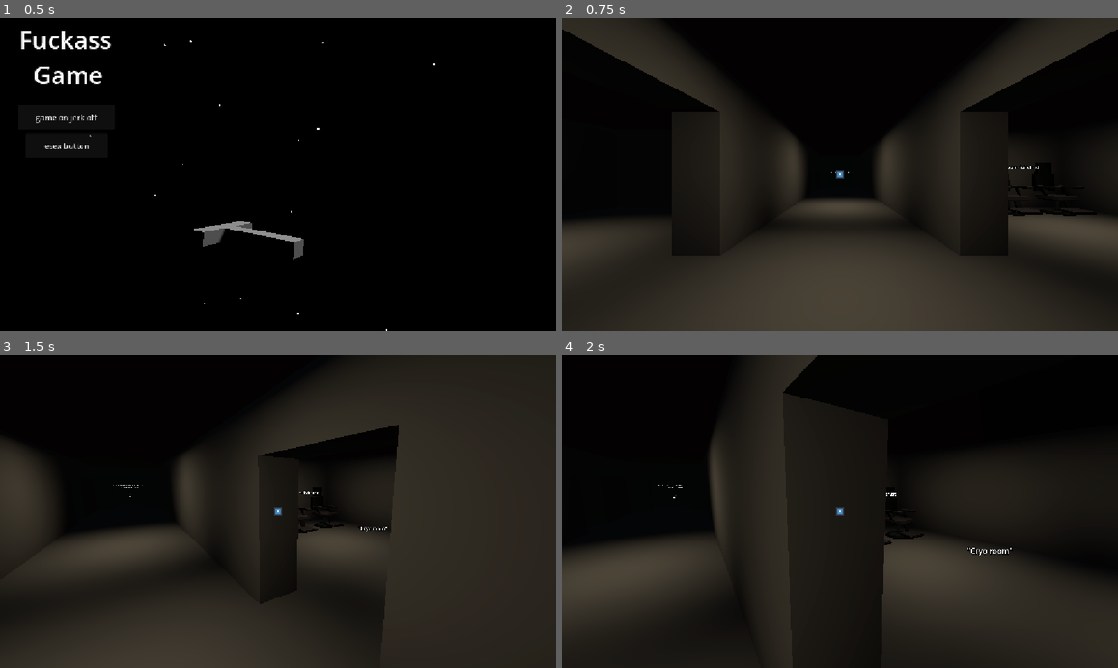
Above: before the commit, frames 1-4 (two rows, left to right).
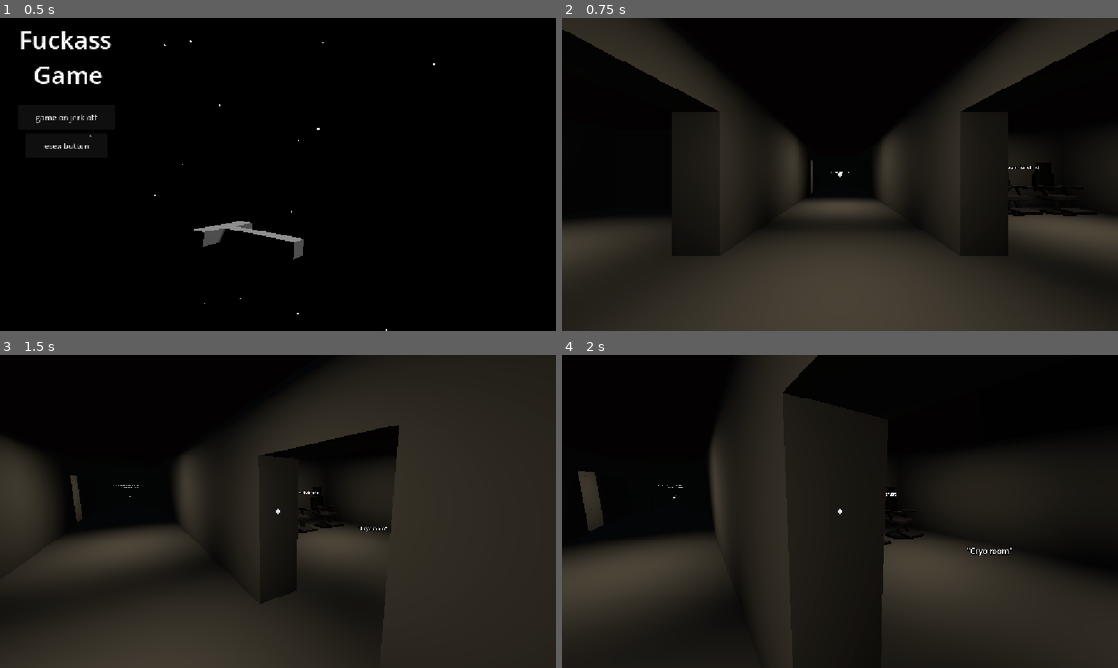
Above: after the commit, the same moments.

Repository: Joshpockt/Gweblejam2026
Game: Godot game, scene res://menu.tscn
The game is run twice, just before and just after one commit, with the same random seed, the same clock (stepped at 60 frames per second) and the same inputs. The engine's default icon, where the game draws it, is replaced by a stand-in: a white triangle on a blue panel in a dark square.
Inputs (mouse positions are in pixels of both pictures, inside the frame that each line leads up to):
- Up to frame 1 (0.5 s): no input
- Up to frame 2 (0.75 s): click "game on jerk off" at 0.5 s
- Up to frame 3 (1.5 s): tap Enter (ui_accept) at 1.25 s; move the mouse to (305, 511) at 1.27 s; hold Up (ui_up) from 1.28 s (still down); tap E (interact) at 1.35 s
- Up to frame 4 (2 s): keep holding Up (ui_up); tap Enter (ui_accept) at 1.52 s

Frame 1 is identical in both runs. In frame 2, less than 0.1% of the frame differs, in the area x 44-51%, y 45-56%; in frame 3, 0.2%; in frame 4, 0.6%, in the area x 2-51%, y 37-57%.

Commit message:
auto door

Diff:
--- /dev/null
+++ b/AutomaticDoor.gd
@@ -0,0 +1,39 @@
+extends Node3D
+
+var toggled=false;
+
+@export_category("References")
+@export var leftSide:Node3D;
+@export var rightSide:Node3D;
+@export var Player:CharacterBody3D;
+
+@export_category("Properties")
+@export var open_distance=1.2;
+@export var ProximityToOpen=3;
+@export var OpenSpeed=.3
+
+var originalLS;
+var originalRS;
+
+
+func _ready() -> void:
+	originalLS=leftSide.position
+	originalRS=rightSide.position
+
+func _process(delta: float) -> void:
+	if Player.global_position.distance_to(global_position) < ProximityToOpen:
+		if !toggled:
+			toggled=true
+			var tween = get_tree().create_tween()
+			tween.set_trans(Tween.TRANS_QUAD)
+			tween.set_parallel(true)
+			tween.tween_property(leftSide, "position", leftSide.position + Vector3(0,0,open_distance), OpenSpeed)
+			tween.tween_property(rightSide, "position", rightSide.position - Vector3(0,0,open_distance), OpenSpeed)
+	else:
+		if toggled:
+			toggled=false
+			var tween = get_tree().create_tween()
+			tween.set_trans(Tween.TRANS_QUAD)
+			tween.set_parallel(true)
+			tween.tween_property(leftSide, "position", originalLS, OpenSpeed)
+			tween.tween_property(rightSide, "position", originalRS, OpenSpeed)
--- a/crosshair.gdshader
+++ b/crosshair.gdshader
@@ -2,15 +2,12 @@
 
 uniform bool can_interact = false;
 uniform sampler2D screen_texture : hint_screen_texture;
+uniform float circleSize=.2;
+uniform float hollowSize=.2;
 
 void fragment() {
 	COLOR.rgb = texture(screen_texture,UV).rgb * -1.0 + 1.0;
 	COLOR.a = 0.0;
-	if (!can_interact) {
-		COLOR.a = smoothstep(0.2, 0.175, distance(vec2(0.5), UV));
-	}
-	else {
-		COLOR.a = smoothstep(0.5, 0.475, distance(vec2(0.5), UV));
-		COLOR.a -= smoothstep(0.325, 0.3, distance(vec2(0.5), UV));
-	}
+	COLOR.a = smoothstep(circleSize, circleSize-.025, distance(vec2(0.5), UV));
+	COLOR.a -= smoothstep(hollowSize, hollowSize-.025, distance(vec2(0.5), UV));
 }
--- a/interaction_ray.gd
+++ b/interaction_ray.gd
@@ -1,9 +1,19 @@
 extends RayCast3D
 var last=null
+@onready var circle: TextureRect = $"../../../../Center/Crosshair/Circle"
+var circleLerp=.2
+var hollowLerp=0.0
+var lerpSpeed=13
+@onready var mover: CharacterBody3D = $"../../../.."
+
 
 func _process(delta: float) -> void:
+	circle.material.set_shader_parameter("circleSize", circleLerp)
+	circle.material.set_shader_parameter("hollowSize", hollowLerp)
 	var area = get_collider()
-	if area is InteractionBox3D:
+	if area is InteractionBox3D && !mover.tabout:
+		circleLerp=lerp(circleLerp,.4,lerpSpeed*delta)
+		hollowLerp=lerp(hollowLerp,.25,lerpSpeed*delta)
 		area.hover()
 		last=area
 		if Input.is_action_just_pressed("interact"):
@@ -11,3 +21,6 @@
 	elif last != null:
 		last.hoverEND()
 		last=null;
+	else:
+		circleLerp=lerp(circleLerp,.2,lerpSpeed*delta)
+		hollowLerp=lerp(hollowLerp,0.0,lerpSpeed*delta)
--- a/player.tscn
+++ b/player.tscn
@@ -2,9 +2,19 @@
 
 [ext_resource type="Script" uid="uid://c4pmrdkstmaok" path="res://playerMover.gd" id="1_4flbx"]
 [ext_resource type="Script" uid="uid://xpirsjs3e6wp" path="res://interaction_ray.gd" id="2_onrkg"]
+[ext_resource type="Shader" uid="uid://blpnn00vgj7or" path="res://crosshair.gdshader" id="3_i3pqv"]
 
 [sub_resource type="CapsuleShape3D" id="CapsuleShape3D_rt2ik"]
 height = 1.9453125
+
+[sub_resource type="ShaderMaterial" id="ShaderMaterial_hqtel"]
+shader = ExtResource("3_i3pqv")
+shader_parameter/can_interact = false
+shader_parameter/circleSize = 0.1
+shader_parameter/hollowSize = 0.0
+
+[sub_resource type="PlaceholderTexture2D" id="PlaceholderTexture2D_sweqy"]
+size = Vector2(24, 24)
 
 [node name="Mover" type="CharacterBody3D" unique_id=1676804080]
 script = ExtResource("1_4flbx")
@@ -39,3 +49,23 @@
 
 [node name="CamTarget" type="Node3D" parent="." unique_id=483713611]
 transform = Transform3D(1, 0, 0, 0, 1, 0, 0, 0, 1, 0, 1.7211097, 0)
+
+[node name="Center" type="CenterContainer" parent="." unique_id=1354786440]
+anchors_preset = 15
+anchor_right = 1.0
+anchor_bottom = 1.0
+grow_horizontal = 2
+grow_vertical = 2
+
+[node name="Crosshair" type="Control" parent="Center" unique_id=1896237424]
+layout_mode = 2
+
+[node name="Circle" type="TextureRect" parent="Center/Crosshair" unique_id=2034288912]
+material = SubResource("ShaderMaterial_hqtel")
+layout_mode = 1
+anchors_preset = 15
+anchor_right = 1.0
+anchor_bottom = 1.0
+grow_horizontal = 2
+grow_vertical = 2
+texture = SubResource("PlaceholderTexture2D_sweqy")
--- a/playerMover.gd
+++ b/playerMover.gd
@@ -25,6 +25,7 @@
 
 
 func _process(delta: float) -> void:
+	$Center.visible=!tabout
 	cameraMovement(delta)
 
 func _input(event: InputEvent) -> void:
@@ -41,6 +42,7 @@
 
 
 func _physics_process(delta: float) -> void:
+	if tabout: return;
 	# Add the gravity.
 	if not is_on_floor():
 		velocity += get_gravity() * delta
--- a/ship.tscn
+++ b/ship.tscn
@@ -5,8 +5,8 @@
 [ext_resource type="PackedScene" uid="uid://ccu1xyvyvc6nh" path="res://models/Chair.fbx" id="3_v4325"]
 [ext_resource type="Script" uid="uid://bt1bk7r33v0c0" path="res://interaction_box_3d.gd" id="4_c3vuw"]
 [ext_resource type="Script" uid="uid://cfy1q5wlsnq0n" path="res://InteractorsHandler.gd" id="4_xpsff"]
-[ext_resource type="Texture2D" uid="uid://4jx8nmdcd1ui" path="res://icon.svg" id="5_78o8j"]
 [ext_resource type="FontFile" uid="uid://be5b15h1py5i1" path="res://AcPlus_IBM_BIOS.ttf" id="7_pb2vj"]
+[ext_resource type="Script" uid="uid://dpecqokrrol0b" path="res://AutomaticDoor.gd" id="7_qxn0r"]
 
 [sub_resource type="ProceduralSkyMaterial" id="ProceduralSkyMaterial_4cq66"]
 sky_horizon_color = Color(0.66224277, 0.6717428, 0.6867428, 1)
@@ -149,7 +149,7 @@
 albedo_color = Color(0.27133313, 0.31451866, 0.34149787, 1)
 
 [sub_resource type="BoxShape3D" id="BoxShape3D_rt2ik"]
-size = Vector3(0.44311523, 0.42529297, 0.375)
+size = Vector3(3.4006348, 2.5461426, 4.191284)
 
 [sub_resource type="LabelSettings" id="LabelSettings_xpsff"]
 font = ExtResource("7_pb2vj")
@@ -407,9 +407,9 @@
 size = Vector3(8, 4, 13)
 
 [node name="RoomEntrance2" type="CSGBox3D" parent="LevelGeometery/CSGCombiner3D" unique_id=1448848995]
-transform = Transform3D(1, 0, 0, 0, 1, 0, 0, 0, 1, -3, 1.5, -19)
-flip_faces = true
-size = Vector3(1, 3, 2.5)
+transform = Transform3D(1, 0, 0, 0, 1, 0, 0, 0, 1, -3.0008242, 1.5, -19.007664)
+flip_faces = true
+size = Vector3(1.0048828, 3, 2.5)
 
 [node name="RoomEntrance3" type="CSGBox3D" parent="LevelGeometery/CSGCombiner3D" unique_id=1212776662]
 transform = Transform3D(1, 0, 0, 0, 1, 0, 0, 0, 1, 3, 1.5, -3)
@@ -567,20 +567,21 @@
 surface_material_override/1 = SubResource("StandardMaterial3D_jiyt1")
 
 [node name="LeverInteractor" type="Area3D" parent="Interactors/lever" unique_id=297797015]
-transform = Transform3D(8.89556, 0, 0, 0, 8.89556, 0, 0, 0, 8.89556, -0.0718677, 1.9334698, 1.0937195)
+transform = Transform3D(1, 0, 0, 0, 1, 0, 0, 0, 1, -0.0718677, 1.9334698, 1.0937195)
 collision_layer = 8
 collision_mask = 0
 script = ExtResource("4_c3vuw")
 
 [node name="CollisionShape3D" type="CollisionShape3D" parent="Interactors/lever/LeverInteractor" unique_id=246188581]
-transform = Transform3D(1, 0, 0, 0, 1, 0, 0, 0, 1, 0, -0.060791016, -0.060058594)
+transform = Transform3D(1, 0, 0, 0, 1, 0, 0, 0, 1, 0, -1.1212168, -0.39364624)
 shape = SubResource("BoxShape3D_rt2ik")
 
 [node name="Label" type="Label3D" parent="Interactors/lever/LeverInteractor" unique_id=1336403630]
-transform = Transform3D(1, 0, 0, 0, 1, 0, 0, 0, 1, 0, 0.13915741, 0)
-visible = false
+transform = Transform3D(5.96, 0, 0, 0, 5.96, 0, 0, 0, 5.96, 0, 0.7940979, -1.7539229)
 billboard = 1
 text = "Lever"
+font = ExtResource("7_pb2vj")
+outline_size = 4
 
 [node name="UI" type="Control" parent="." unique_id=240942039]
 layout_mode = 3
@@ -589,26 +590,6 @@
 anchor_bottom = 1.0
 grow_horizontal = 2
 grow_vertical = 2
-
-[node name="Center" type="CenterContainer" parent="UI" unique_id=1375433952]
-layout_mode = 1
-anchors_preset = 15
-anchor_right = 1.0
-anchor_bottom = 1.0
-grow_horizontal = 2
-grow_vertical = 2
-
-[node name="Crosshair" type="Control" parent="UI/Center" unique_id=610003617]
-layout_mode = 2
-
-[node name="Crosshair" type="TextureRect" parent="UI/Center/Crosshair" unique_id=1852100445]
-layout_mode = 0
-offset_left = -9.0
-offset_top = -9.0
-offset_right = 9.0
-offset_bottom = 9.0
-texture = ExtResource("5_78o8j")
-expand_mode = 1
 
 [node name="cutsceneText" type="Label" parent="UI" unique_id=543411182]
 layout_mode = 1
@@ -625,3 +606,20 @@
 
 [node name="LeverCutscene" type="Node3D" parent="CutsceneTargets" unique_id=644148377]
 transform = Transform3D(0.33138227, -0.18094802, 0.92598253, -3.7252903e-09, 0.9814371, 0.19178449, -0.94349647, -0.06355399, 0.32523084, 2.423932, 2.017274, -30.521935)
+
+[node name="Doors" type="Node3D" parent="." unique_id=801373817]
+
+[node name="ADoor" type="Node3D" parent="Doors" unique_id=172915284 node_paths=PackedStringArray("leftSide", "rightSide", "Player")]
+transform = Transform3D(1, 0, 0, 0, 1, 0, 0, 0, 1, -2.8640487, 1.4765265, -19.0075)
+script = ExtResource("7_qxn0r")
+leftSide = NodePath("CSGBox3D")
+rightSide = NodePath("CSGBox3D2")
+Player = NodePath("../../Characters/Mover")
+
+[node name="CSGBox3D" type="CSGBox3D" parent="Doors/ADoor" unique_id=1096369010]
+transform = Transform3D(1, 0, 0, 0, 1, 0, 0, 0, 1, 0, 0.04248047, 0.6318817)
+size = Vector3(0.42016602, 3.0458984, 1.2651062)
+
+[node name="CSGBox3D2" type="CSGBox3D" parent="Doors/ADoor" unique_id=2013827903]
+transform = Transform3D(1, 0, 0, 0, 1, 0, 0, 0, 1, 0.0007865429, 0.04248047, -0.6354294)
+size = Vector3(0.42016602, 3.0458984, 1.2651062)
Not shown, added: AutomaticDoor.gd.uid
